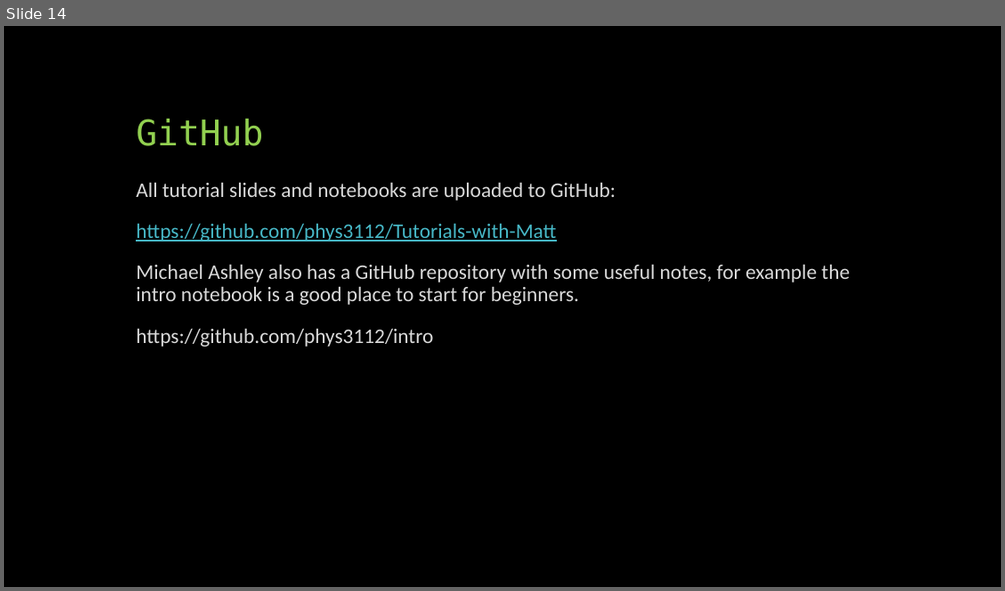
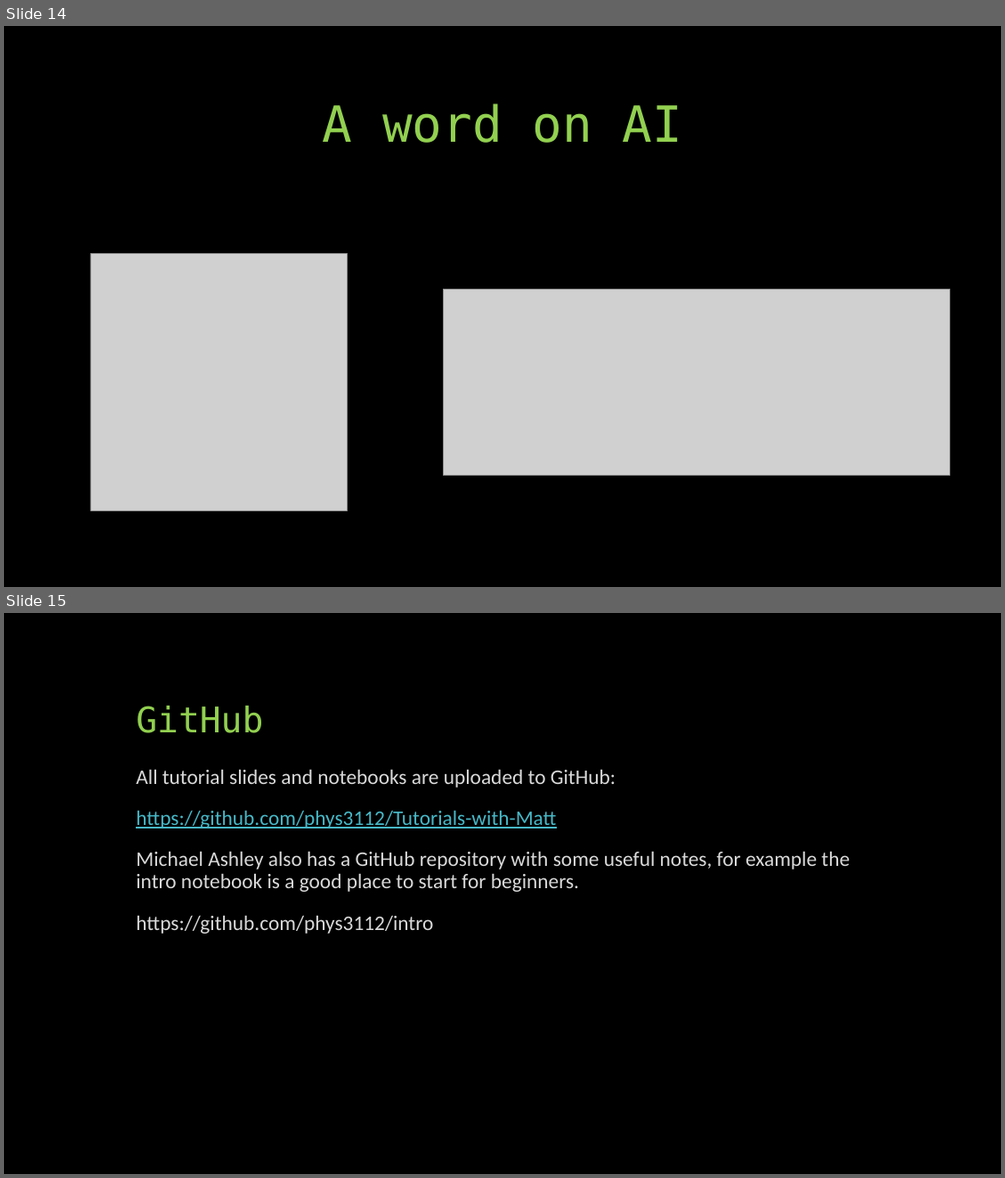
Before and after one commit to phys3112/Tutorials-with-Matt, a slide deck: Tutorial 1 Getting started.pptx. Shown one above the other, each under a label of ours: slide 14 before the commit, slides 14 and 15 after it. The pictures are 1005x591 and 1005x1178 pixels, drawn with LibreOffice and Linux fonts; fonts in the diff are those of the drawing; grey boxes stand for pictures. Boxes give left, top, right and bottom in pixels: in the first picture for what was removed or moved away, otherwise in the second. Text is boxed around its words. In the diff, an @@ line names an element or a change of style, - is before the commit and + after.

```diff
--- a/Tutorial 1 Getting started.pptx
+++ b/Tutorial 1 Getting started.pptx
@@ slide 14 added at [4, 26, 1001, 587], background #000000 @@
@@ title added at [323, 103, 682, 143], 48 pt, text #92D050 @@
+A word on AI
@@ picture added at [90, 253, 348, 510] @@
@@ picture added at [444, 289, 950, 475] @@
@@ what was slide 14 is now slide 15 @@
```
Also in this commit, not shown: 2 slides changed, 2 other files.
